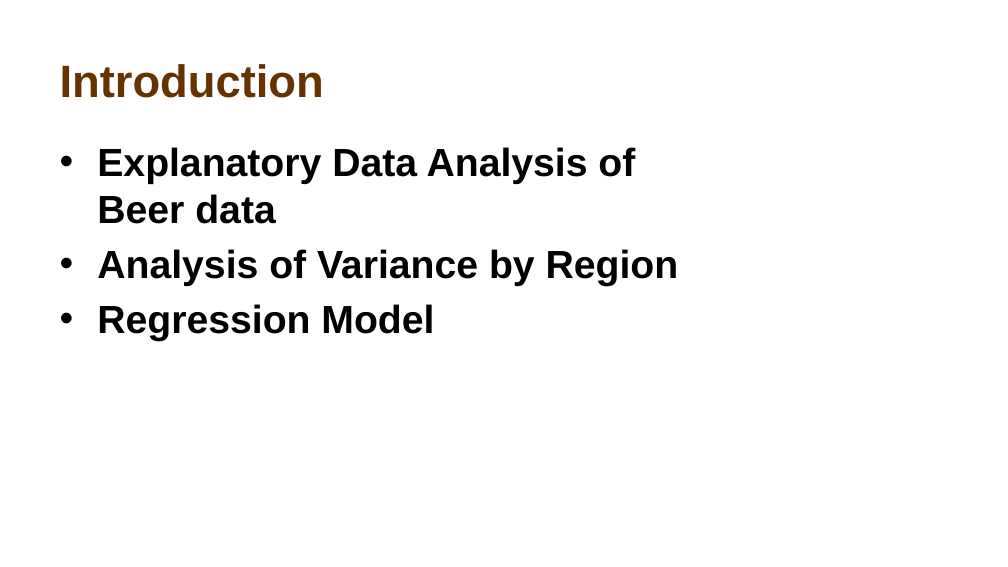
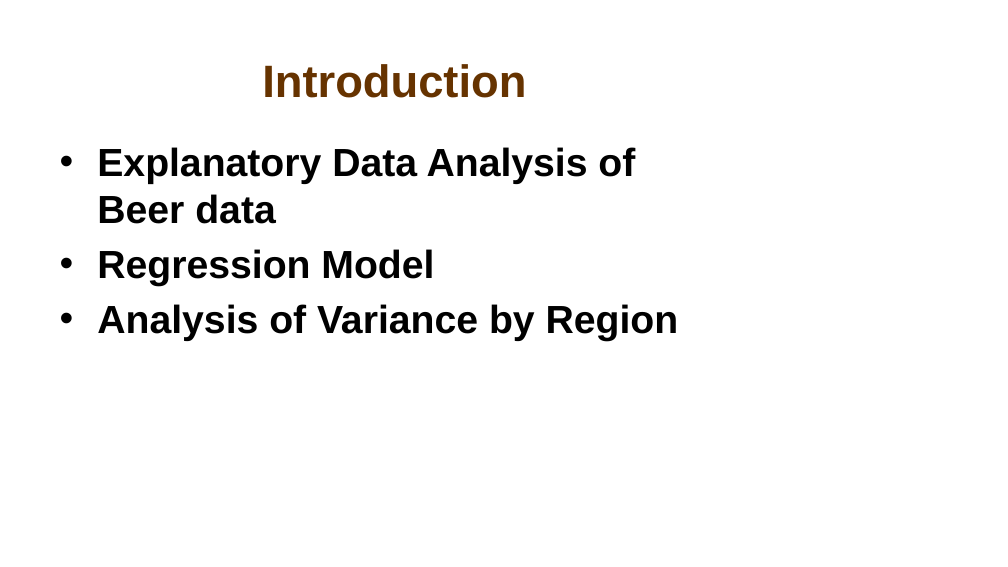
Before and after one commit to atiakor0/Beer_Study, a slide deck: slide 3 of Beer Study.pptx. Drawn at 1008x567 pixels with LibreOffice and Linux fonts; fonts in the diff are those of the drawing; background and template pictures are left out. Boxes give left, top, right and bottom in pixels: in the first picture for what was removed or moved away, otherwise in the second. Text is boxed around its words. In the diff, an @@ line names an element or a change of style, - is before the commit and + after.

```diff
--- a/Beer Study.pptx
+++ b/Beer Study.pptx
@@ title "Introduction" at (262, 64, 526, 98): alignment left to centre @@
@@ text at (97, 249, 434, 286): paragraph added @@
+• Regression Model
@@ text at (97, 304, 434, 341): paragraph removed @@
-• Regression Model
```
Also in this commit, not shown: 15 other slides changed, 1 slide added, 1 slide removed, 3 other files.
